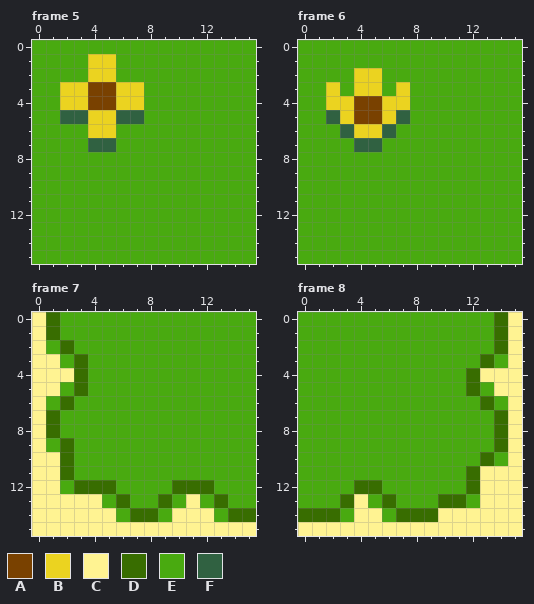
Two states of a pixel-art file, Assets/Texures/Ground/ASE/Grass001.ase. Above is the file before it was changed.
16x16 pixels, 14 frames. Shown: frame 5, frame 6, frame 7, frame 8. The commit also changed other frames, which this record leaves out.
Palette (. is transparent): A #794100  B #ebd320  C #fff392  D #386d00  E #49aa10  F #306141
Once edited:
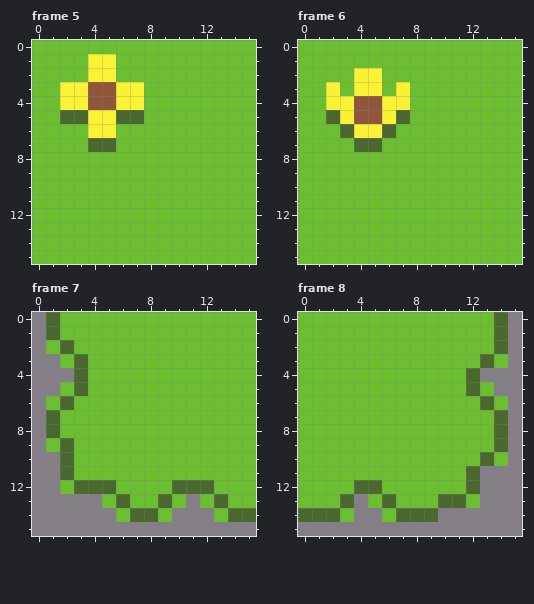
Change:
@@ palette @@
-A #794100
+A #8f563b
-B #ebd320
+B #fbf236
-C #fff392
+C #847e87
-D #386d00
+D #4b692f
-E #49aa10
+E #6abe30
--- frame 5
@@ x 0..9 @@
  4 EEBBAABBEE
- 5 EEFFBBFFEE
+ 5 EEDDBBDDEE
  6 EEEEBBEEEE
- 7 EEEEFFEEEE
+ 7 EEEEDDEEEE
  8 EEEEEEEEEE
--- frame 6
@@ x 0..9 @@
  4 EEBBAABBEE
- 5 EEFBAABFEE
- 6 EEEFBBFEEE
- 7 EEEEFFEEEE
+ 5 EEDBAABDEE
+ 6 EEEDBBDEEE
+ 7 EEEEDDEEEE
  8 EEEEEEEEEE
